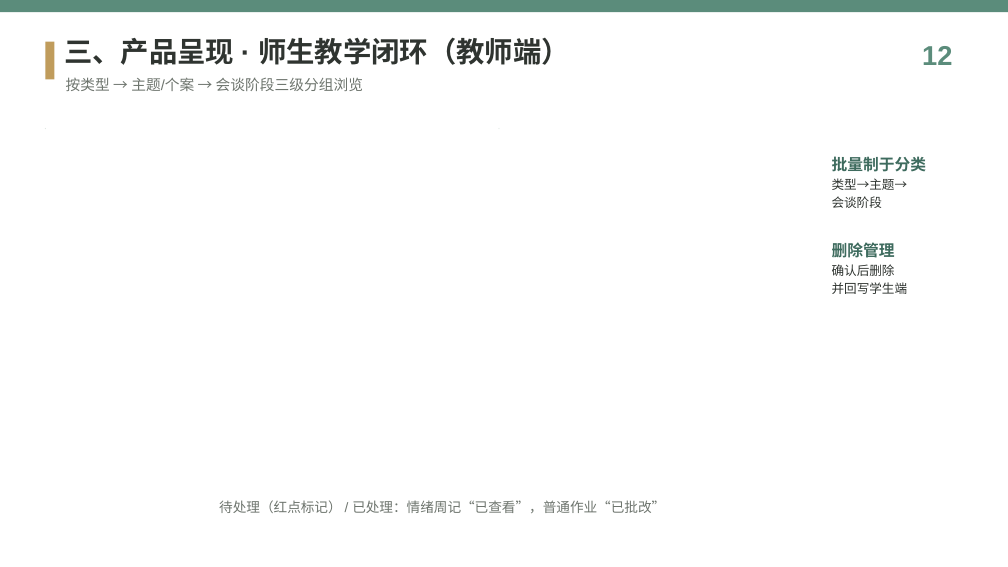
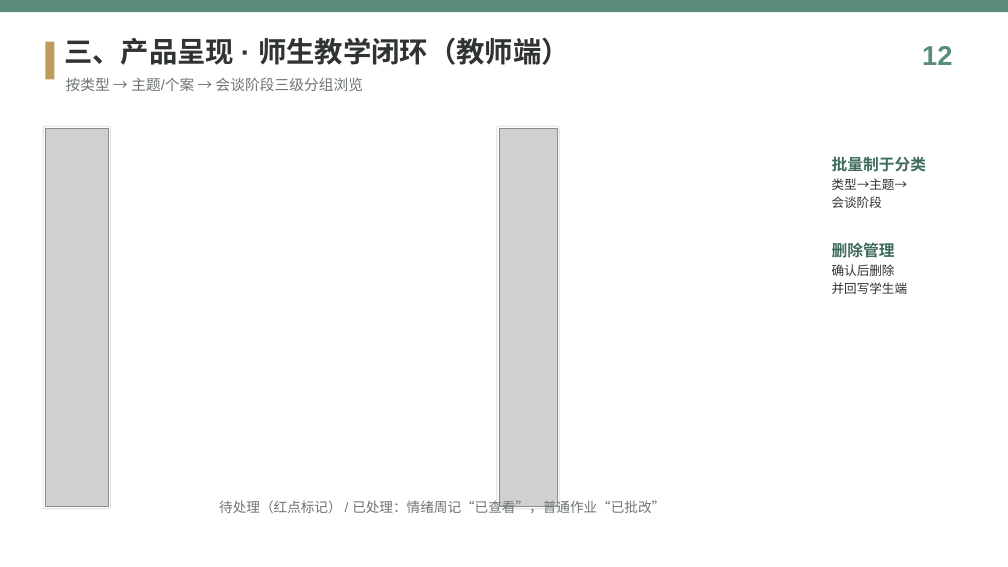
Before and after one commit to 7xlnn/-1, a slide deck: slide 12 of assets/知愈心理_产品介绍.pptx. Drawn at 1008x567 pixels with LibreOffice and Linux fonts; fonts in the diff are those of the drawing; grey boxes stand for pictures; background and template pictures are left out. Boxes give left, top, right and bottom in pixels: in the first picture for what was removed or moved away, otherwise in the second. Text is boxed around its words. In the diff, an @@ line names an element or a change of style, - is before the commit and + after.

```diff
--- a/assets/知愈心理_产品介绍.pptx
+++ b/assets/知愈心理_产品介绍.pptx
@@ rounded rectangle: place and size @@
-rounded rectangle at <box>45,129,45,129</box>
+rounded rectangle at <box>43,126,110,509</box>
@@ picture added at <box>45,129,108,507</box> @@
@@ rounded rectangle: place and size @@
-rounded rectangle at <box>499,129,499,129</box>
+rounded rectangle at <box>497,126,560,509</box>
@@ picture added at <box>499,129,557,507</box> @@
```
Also in this commit, not shown: 7 other slides changed.
